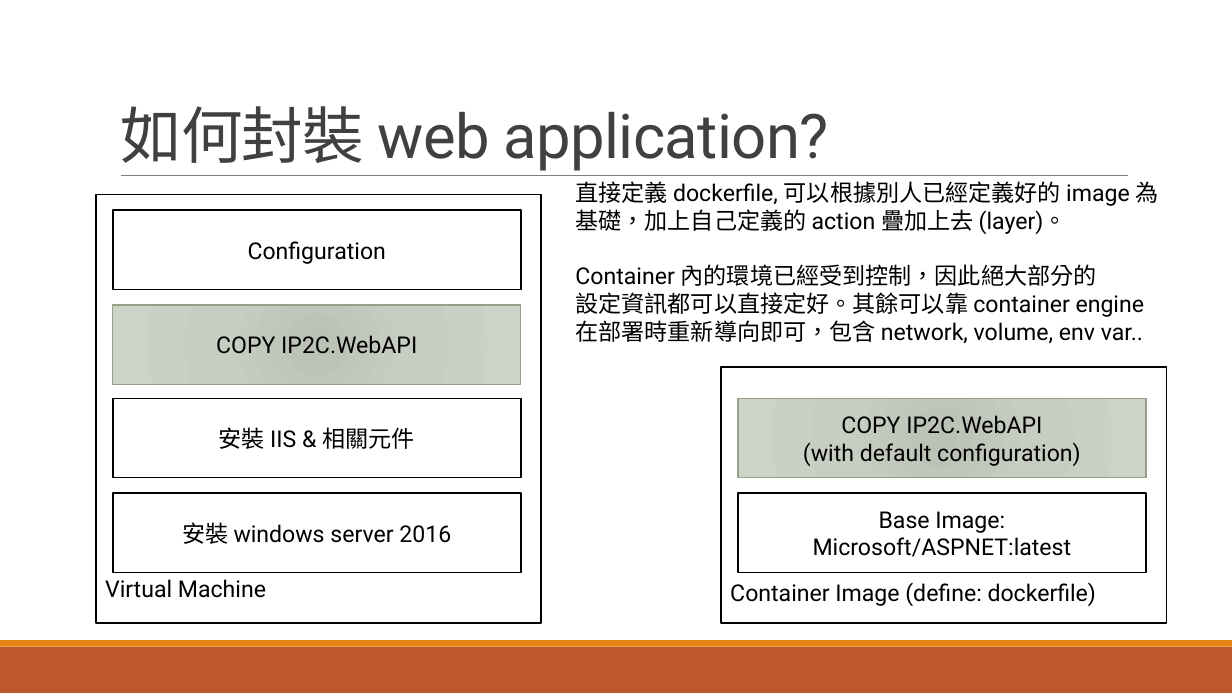
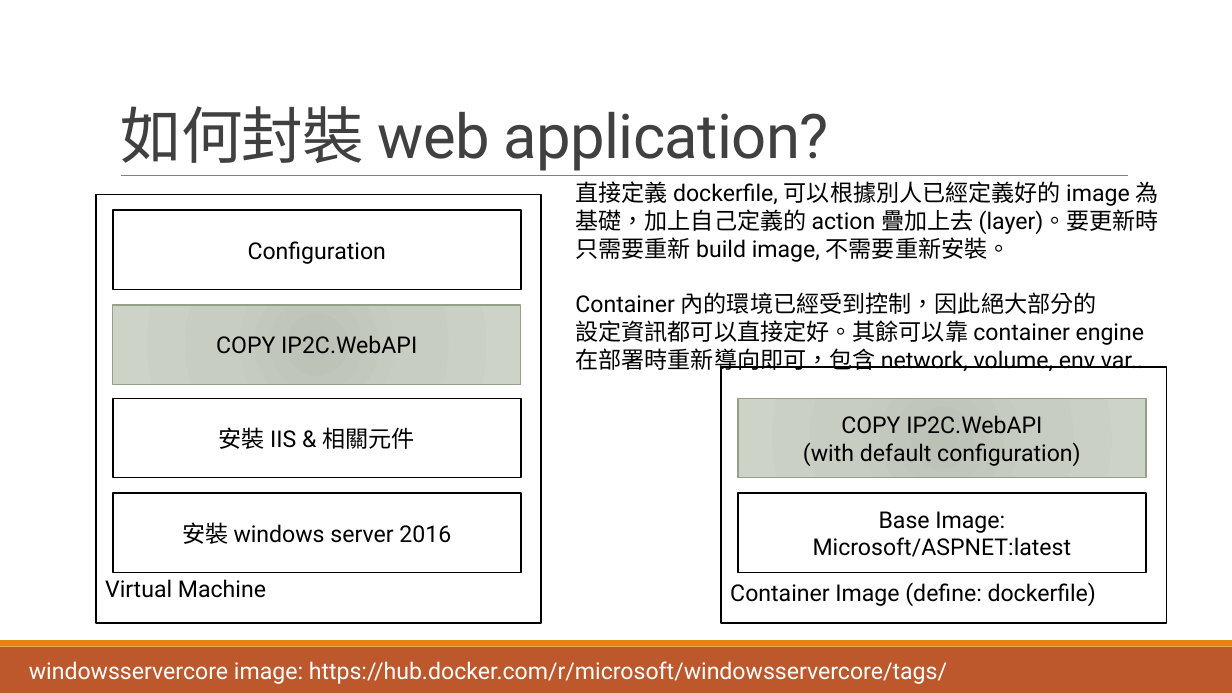
Before and after one commit to andrew0928/Meetup, a slide deck: slide 8 of 20170817.AzureCafe.Containers/slides.pptx. Drawn at 1232x693 pixels with LibreOffice and Linux fonts; fonts in the diff are those of the drawing. Boxes give left, top, right and bottom in pixels: in the first picture for what was removed or moved away, otherwise in the second. Text is boxed around its words. In the diff, an @@ line names an element or a change of style, - is before the commit and + after.

```diff
--- a/20170817.AzureCafe.Containers/slides.pptx
+++ b/20170817.AzureCafe.Containers/slides.pptx
@@ text at (575,209,1159,262): text changed @@
-基礎，加上自己定義的 action 疊加上去 (layer)。
+基礎，加上自己定義的 action 疊加上去 (layer)。要更新時
+只需要重新 build image, 不需要重新安裝。
@@ text added at (29,661,947,684), 18 pt, text #FFFFFF @@
+windowsservercore image: https://hub.docker.com/r/microsoft/windowsservercore/tags/
```
Also in this commit, not shown: 3 other slides changed, 2 slides added.
